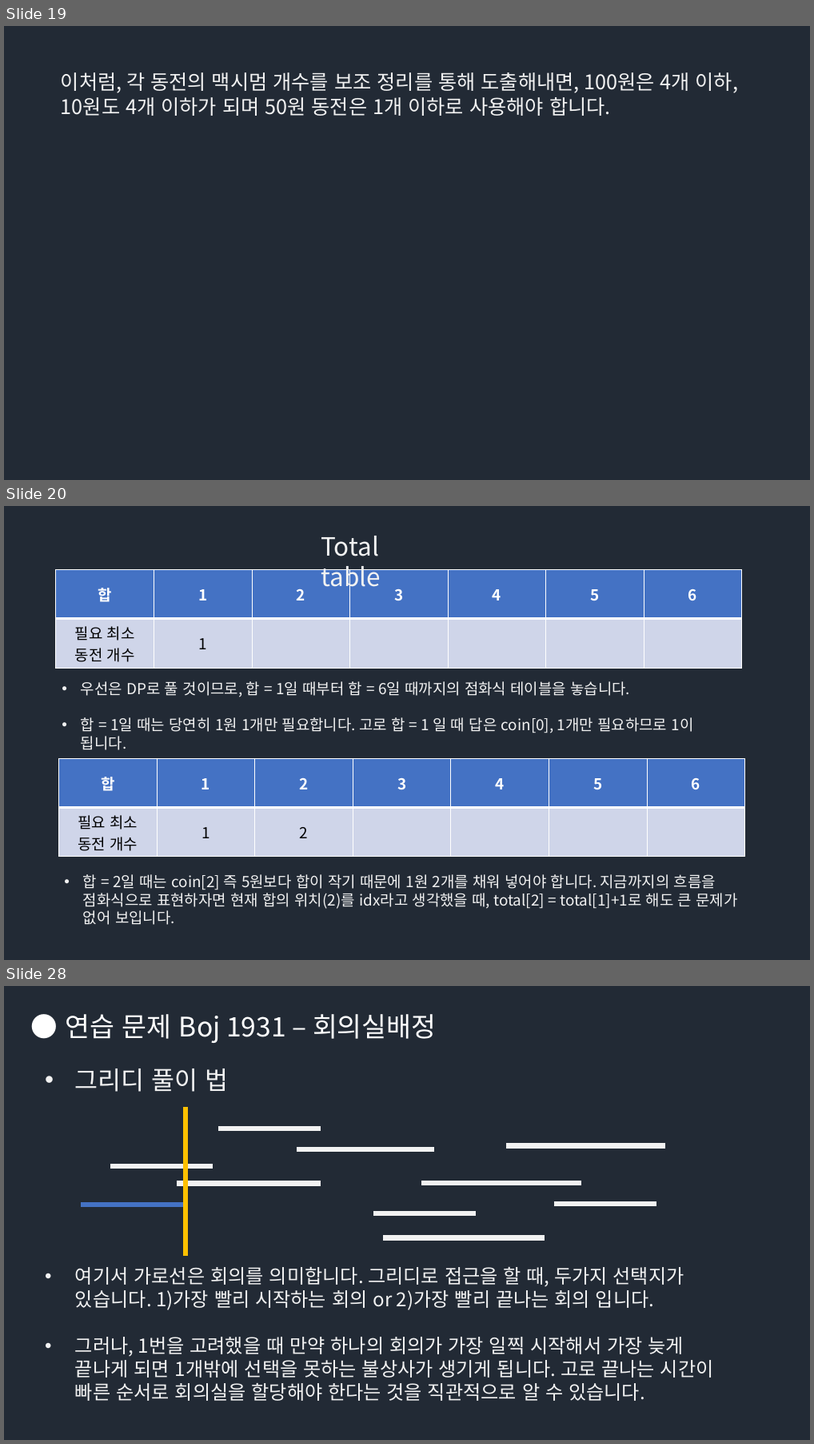
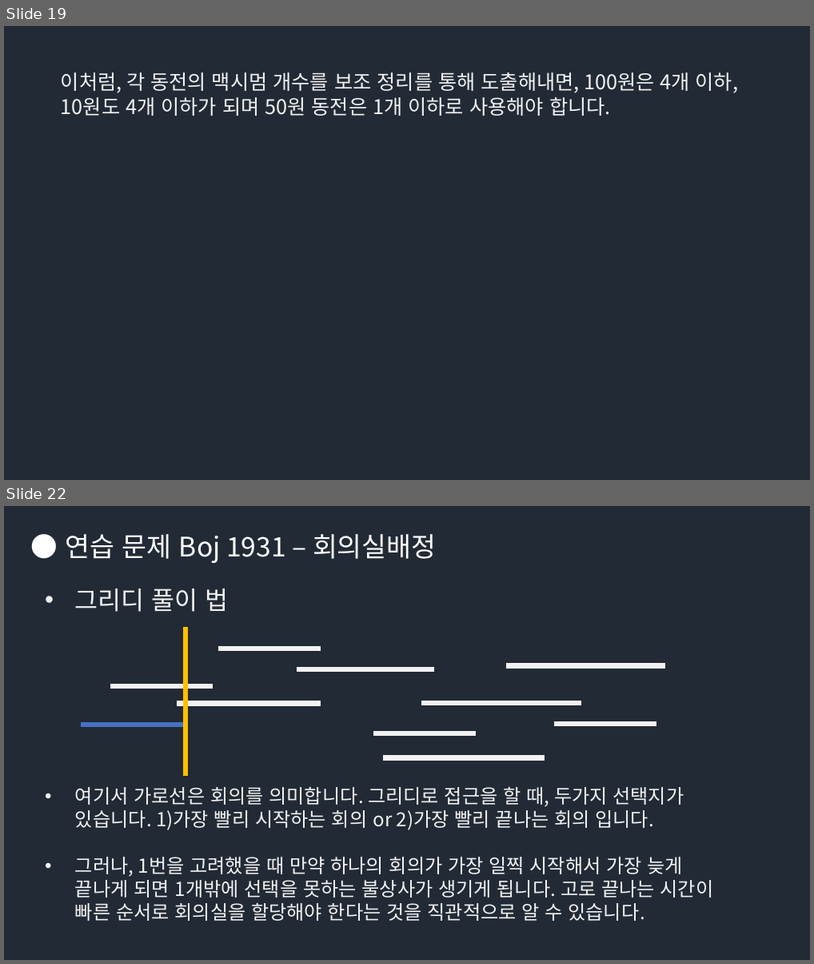
Before and after one commit to Groot-Space/Groot-space.github.io, a slide deck: assets/images/그리디/그리디.pptx. Shown one above the other, each under a label of ours: slides 19, 20 and 28 before the commit, slides 19 and 22 after it; the slides between them are not shown. The pictures are 814x1444 and 814x964 pixels, drawn with LibreOffice and Linux fonts; fonts in the diff are those of the drawing. Boxes give left, top, right and bottom in pixels: in the first picture for what was removed or moved away, otherwise in the second. Text is boxed around its words. In the diff, an @@ line names an element or a change of style, - is before the commit and + after.

```diff
--- a/assets/images/그리디/그리디.pptx
+++ b/assets/images/그리디/그리디.pptx
@@ slide 20 removed at bbox=[4, 506, 810, 960], background #222A35 @@
@@ text removed at bbox=[321, 536, 381, 593] @@
-Total table
@@ table removed at bbox=[56, 569, 742, 668], 2 rows, 7 columns @@
-합 | 1 | 2 | 3 | 4 | 5 | 6
-필요 최소 동전 개수 | 1 |  |  |  |  | 
@@ text removed at bbox=[81, 681, 694, 750] @@
-• 우선은 DP로 풀 것이므로, 합 = 1일 때부터 합 = 6일 때까지의 점화식 테이블을 놓습니다.
-• 합 = 1일 때는 당연히 1원 1개만 필요합니다. 고로 합 = 1 일 때 답은 coin[0], 1개만 필요하므로 1이 됩니다.
@@ table removed at bbox=[59, 758, 745, 856], 2 rows, 7 columns @@
-합 | 1 | 2 | 3 | 4 | 5 | 6
-필요 최소 동전 개수 | 1 | 2 |  |  |  | 
@@ text removed at bbox=[83, 874, 738, 924] @@
-• 합 = 2일 때는 coin[2] 즉 5원보다 합이 작기 때문에 1원 2개를 채워 넣어야 합니다. 지금까지의 흐름을 점화식으로 표현하자면 현재 합의 위치(2)를 idx라고 생각했을 때, total[2] = total[1]+1로 해도 큰 문제가 없어 보입니다.
@@ what was slide 28 is now slide 22 @@
```
Also in this commit, not shown: 2 slides changed, 3 slides added, 6 other slides removed.
